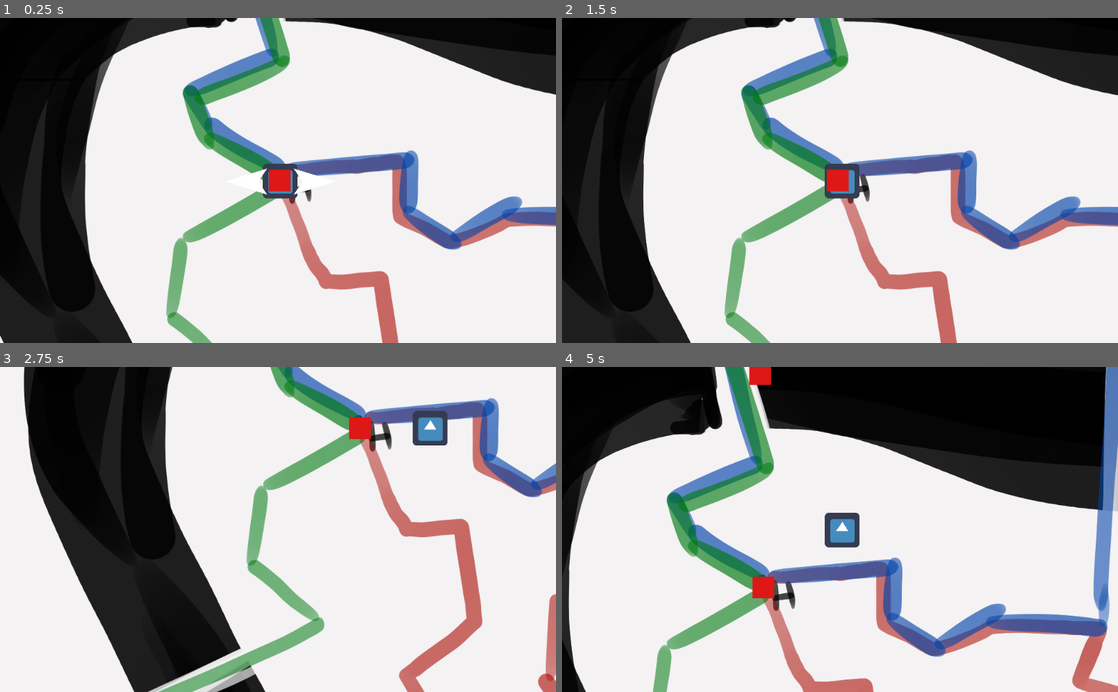
Above: before the commit, frames 1-4 (two rows, left to right).
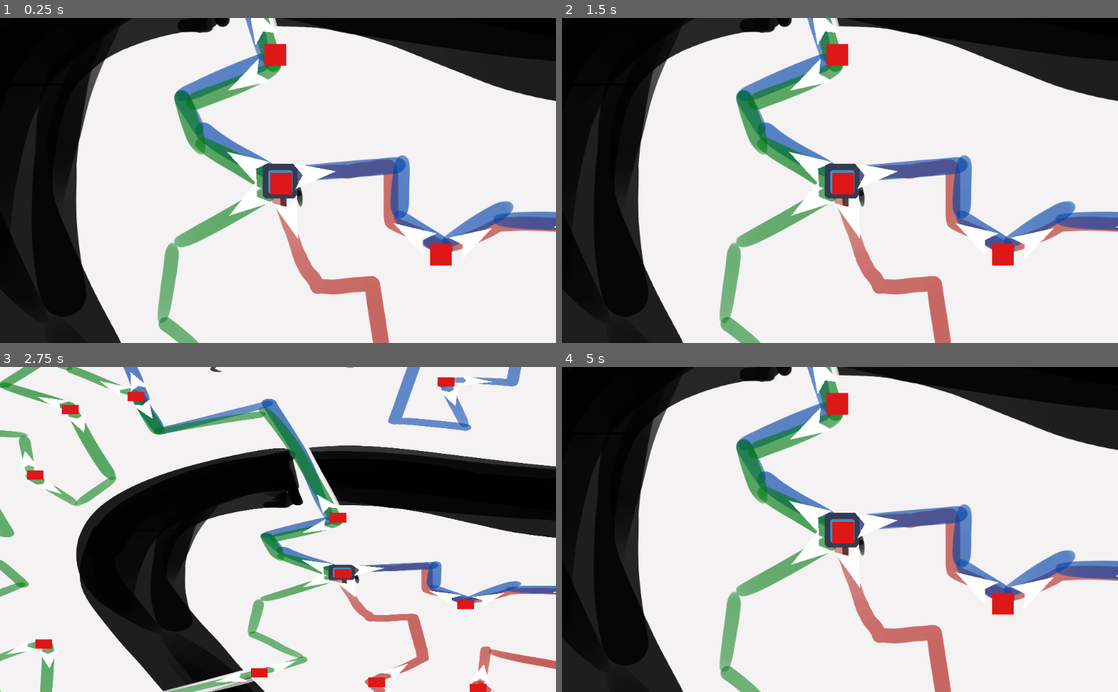
Above: after the commit, the same moments.

Repository: Arttu-Lakkala/Game_Jam_2023
Game: Godot game, scene res://City_Map.tscn
Same seed, same stepped clock (60 frames per second), same inputs: the game is played once before the commit and once after it. The engine's default icon, where the game draws it, is replaced by a stand-in: a white triangle on a blue panel in a dark square.
Inputs (mouse positions are in pixels of both pictures, inside the frame that each line leads up to):
- Up to frame 1 (0.25 s): no input
- Up to frame 2 (1.5 s): tap Enter at 0.5 s; move the mouse to (784, 180) at 0.52 s; hold Space (Zoom_Out) 0.53-1.28 s; click (784, 180) at 0.67 s; move the mouse to (979, 79) at 1.27 s; tap Space (Zoom_Out) at 1.35 s; click (979, 79) at 1.42 s
- Up to frame 3 (2.75 s): move the mouse to (333, 458) at 2.02 s; hold Space (Zoom_Out) from 2.03 s (still down); click (333, 458) at 2.17 s
- Up to frame 4 (5 s): move the mouse to (812, 594) at 2.77 s; release Space (Zoom_Out) at 2.78 s; tap Space (Zoom_Out) at 2.85, 4.35 s; click (812, 594) at 2.92 s; move the mouse to (1006, 578) at 3.52 s; hold Space (Zoom_Out) 3.53-4.28 s; click (1006, 578) at 3.67 s; move the mouse to (673, 480) at 4.27 s; click (673, 480) at 4.42 s

The runs differ from the first frame. In frame 1, 16% of the frame differs, in the area x 0-100%, y 0-100%; in frame 2, 13%; in frame 3, 45%; in frame 4, 50%.

Commit message:
full navigation

Diff:
--- a/Game/Roots & Routes/City_Map.tscn
+++ b/Game/Roots & Routes/City_Map.tscn
@@ -7,72 +7,659 @@
 [ext_resource path="res://art/draft_map1.png" type="Texture" id=5]
 
 [sub_resource type="Curve2D" id=1]
-resource_local_to_scene = true
-_data = {
-"points": PoolVector2Array( 0, 0, 0, 0, 0, 3, 53.9716, 57.1464, -53.9716, -57.1464, -473, 3, -66.6708, 55.559, 66.6708, -55.559, -473, -390, 0, 0, 0, 0, -2, -390 )
+_data = {
+"points": PoolVector2Array( 0, 0, 0, 0, 5, 13, 0, 0, 0, 0, -191, 123, 0, 0, 0, 0, -210, 266, 0, 0, 0, 0, -89, 372, 0, 0, 0, 0, -174, 422 )
 }
 
 [sub_resource type="Curve2D" id=2]
 _data = {
-"points": PoolVector2Array( 0, 0, 0, 0, 1, -389, 0, 0, 0, 0, 306, -387, 0, 0, 0, 0, 134, -173, 0, 0, 0, 0, 149, -98, 0, 0, 0, 0, 225, 2, 0, 0, 0, 0, 12, 3 )
+"points": PoolVector2Array( 0, 0, 0, 0, -196, 434, 0, 0, 0, 0, -561, 592, 0, 0, 0, 0, -520, 708, 0, 0, 0, 0, -707, 771, 0, 0, 0, 0, -701, 312 )
+}
+
+[sub_resource type="Curve2D" id=3]
+resource_local_to_scene = true
+_data = {
+"points": PoolVector2Array( 0, 0, 0, 0, -718, 306, 0, 0, 0, 0, -887, 423, 0, 0, 0, 0, -799, 549, 0, 0, 0, 0, -893, 644, 0, 0, 0, 0, -1048, 588, 0, 0, 0, 0, -1073, 277, 0, 0, 0, 0, -966, 195 )
+}
+
+[sub_resource type="Curve2D" id=4]
+resource_local_to_scene = true
+_data = {
+"points": PoolVector2Array( 0, 0, 0, 0, -960, 189, 0, 0, 0, 0, -765, 51, 0, 0, 0, 0, -815, -36, 0, 0, 0, 0, -1068, 31, 0, 0, 0, 0, -1016, -169 )
+}
+
+[sub_resource type="Curve2D" id=5]
+resource_local_to_scene = true
+_data = {
+"points": PoolVector2Array( 0, 0, 0, 0, -1010, -166, 0, 0, 0, 0, -794, -168, 0, 0, 0, 0, -858, -353, 0, 0, 0, 0, -1096, -404 )
+}
+
+[sub_resource type="Curve2D" id=6]
+resource_local_to_scene = true
+_data = {
+"points": PoolVector2Array( 0, 0, 0, 0, -1095, -405, 0, 0, 0, 0, -1006, -612, 0, 0, 0, 0, -761, -581, 0, 0, 0, 0, -733, -407 )
+}
+
+[sub_resource type="Curve2D" id=7]
+resource_local_to_scene = true
+_data = {
+"points": PoolVector2Array( 0, 0, 0, 0, -730, -403, 0, 0, 0, 0, -626, -291, 0, 0, 0, 0, -543, -396, 0, 0, 0, 0, -646, -690 )
+}
+
+[sub_resource type="Curve2D" id=8]
+resource_local_to_scene = true
+_data = {
+"points": PoolVector2Array( 0, 0, 0, 0, -648, -697, 0, 0, 0, 0, -797, -799, 0, 0, 0, 0, -705, -904, 0, 0, 0, 0, -491, -742 )
+}
+
+[sub_resource type="Curve2D" id=9]
+resource_local_to_scene = true
+_data = {
+"points": PoolVector2Array( 0, 0, 0, 0, -489, -742, 0, 0, 0, 0, -434, -607, 0, 0, 0, 0, -168, -668, 0, 0, 0, 0, -9, -236 )
+}
+
+[sub_resource type="Curve2D" id=10]
+resource_local_to_scene = true
+_data = {
+"points": PoolVector2Array( 0, 0, 0, 0, -4, -208, 0, 0, 0, 0, -164, -140, 0, 0, 0, 0, -142, -57, 0, 0, 0, 0, 0, 6, 0, 0, 0, 0, 0, 3 )
+}
+
+[sub_resource type="Curve2D" id=11]
+resource_local_to_scene = true
+_data = {
+"points": PoolVector2Array( 0, 0, 0, 0, 2, 7, 0, 0, 0, 0, 72, 195, 0, 0, 0, 0, 173, 195, 0, 0, 0, 0, 198, 369, 0, 0, 0, 0, 86, 466 )
+}
+
+[sub_resource type="Curve2D" id=12]
+resource_local_to_scene = true
+_data = {
+"points": PoolVector2Array( 0, 0, 0, 0, 86, 475, 0, 0, 0, 0, 204, 674, 0, 0, 0, 0, 311, 731, 0, 0, 0, 0, 392, 580, 0, 0, 0, 0, 334, 489 )
+}
+
+[sub_resource type="Curve2D" id=13]
+resource_local_to_scene = true
+_data = {
+"points": PoolVector2Array( 0, 0, 0, 0, 333, 496, 0, 0, 0, 0, 352, 341, 0, 0, 0, 0, 610, 432, 0, 0, 0, 0, 615, 545, 0, 0, 0, 0, 557, 583 )
+}
+
+[sub_resource type="Curve2D" id=14]
+resource_local_to_scene = true
+_data = {
+"points": PoolVector2Array( 0, 0, 0, 0, 557, 581, 0, 0, 0, 0, 545, 699, 0, 0, 0, 0, 680, 723, 0, 0, 0, 0, 756, 671 )
+}
+
+[sub_resource type="Curve2D" id=15]
+resource_local_to_scene = true
+_data = {
+"points": PoolVector2Array( 0, 0, 0, 0, 755, 663, 0, 0, 0, 0, 750, 237, 0, 0, 0, 0, 578, 178, 0, 0, 0, 0, 615, 98 )
+}
+
+[sub_resource type="Curve2D" id=16]
+resource_local_to_scene = true
+_data = {
+"points": PoolVector2Array( 0, 0, 0, 0, 615, 98, 0, 0, 0, 0, 414, 79, 0, 0, 0, 0, 300, 140 )
+}
+
+[sub_resource type="Curve2D" id=17]
+resource_local_to_scene = true
+_data = {
+"points": PoolVector2Array( 0, 0, 0, 0, 305, 137, 0, 0, 0, 0, 214, 70, 0, 0, 0, 0, 209, -24, 0, 0, 0, 0, 6, -6 )
+}
+
+[sub_resource type="Curve2D" id=18]
+resource_local_to_scene = true
+_data = {
+"points": PoolVector2Array( 0, 0, 0, 0, 615, 87, 0, 0, 0, 0, 638, -454, 0, 0, 0, 0, 588, -711 )
+}
+
+[sub_resource type="Curve2D" id=19]
+resource_local_to_scene = true
+_data = {
+"points": PoolVector2Array( 0, 0, 0, 0, 593, -708, 0, 0, 0, 0, 754, -748, 0, 0, 0, 0, 707, -1092, 0, 0, 0, 0, 451, -1054 )
+}
+
+[sub_resource type="Curve2D" id=20]
+resource_local_to_scene = true
+_data = {
+"points": PoolVector2Array( 0, 0, 0, 0, 444, -1051, 0, 0, 0, 0, 410, -804, 0, 0, 0, 0, 250, -804 )
+}
+
+[sub_resource type="Curve2D" id=21]
+resource_local_to_scene = true
+_data = {
+"points": PoolVector2Array( 0, 0, 0, 0, 259, -804, 0, 0, 0, 0, 298, -615, 0, 0, 0, 0, 136, -647, 0, 0, 0, 0, 223, -1096 )
+}
+
+[sub_resource type="Curve2D" id=22]
+resource_local_to_scene = true
+_data = {
+"points": PoolVector2Array( 0, 0, 0, 0, 218, -1092, 0, 0, 0, 0, 47, -1076, 0, 0, 0, 0, 72, -987, 0, 0, 0, 0, 31, -884, 0, 0, 0, 0, -133, -953 )
+}
+
+[sub_resource type="Curve2D" id=23]
+resource_local_to_scene = true
+_data = {
+"points": PoolVector2Array( 0, 0, 0, 0, -139, -958, 0, 0, 0, 0, -161, -1105, 0, 0, 0, 0, -351, -944, 0, 0, 0, 0, -520, -960, 0, 0, 0, 0, -480, -735 )
 }
 
 [node name="City_Map" type="Node2D"]
-position = Vector2( 533, -366 )
+position = Vector2( 505, -607 )
 script = ExtResource( 4 )
 
+[node name="Location" parent="." instance=ExtResource( 1 )]
+modulate = Color( 0.87451, 0.0941176, 0.0941176, 1 )
+self_modulate = Color( 0.890196, 0.0745098, 0.0745098, 1 )
+position = Vector2( 3, 8 )
+z_index = 2
+
 [node name="Location2" parent="." instance=ExtResource( 1 )]
 modulate = Color( 0.87451, 0.0941176, 0.0941176, 1 )
 self_modulate = Color( 0.890196, 0.0745098, 0.0745098, 1 )
-position = Vector2( 0, 2 )
-z_index = 2
-
-[node name="Location" parent="." instance=ExtResource( 1 )]
-modulate = Color( 0.87451, 0.0941176, 0.0941176, 1 )
-self_modulate = Color( 0.890196, 0.0745098, 0.0745098, 1 )
-position = Vector2( -6, -392 )
+position = Vector2( -197, 429 )
+z_index = 2
+
+[node name="Location3" parent="." instance=ExtResource( 1 )]
+modulate = Color( 0.87451, 0.0941176, 0.0941176, 1 )
+self_modulate = Color( 0.890196, 0.0745098, 0.0745098, 1 )
+position = Vector2( -713, 307 )
+z_index = 2
+
+[node name="Location4" parent="." instance=ExtResource( 1 )]
+modulate = Color( 0.87451, 0.0941176, 0.0941176, 1 )
+self_modulate = Color( 0.890196, 0.0745098, 0.0745098, 1 )
+position = Vector2( -965, 192 )
+z_index = 2
+
+[node name="Location5" parent="." instance=ExtResource( 1 )]
+modulate = Color( 0.87451, 0.0941176, 0.0941176, 1 )
+self_modulate = Color( 0.890196, 0.0745098, 0.0745098, 1 )
+position = Vector2( -1012, -165 )
+z_index = 2
+
+[node name="Location6" parent="." instance=ExtResource( 1 )]
+modulate = Color( 0.87451, 0.0941176, 0.0941176, 1 )
+self_modulate = Color( 0.890196, 0.0745098, 0.0745098, 1 )
+position = Vector2( -1097, -400 )
+z_index = 2
+
+[node name="Location7" parent="." instance=ExtResource( 1 )]
+modulate = Color( 0.87451, 0.0941176, 0.0941176, 1 )
+self_modulate = Color( 0.890196, 0.0745098, 0.0745098, 1 )
+position = Vector2( -733, -410 )
+z_index = 2
+
+[node name="Location8" parent="." instance=ExtResource( 1 )]
+modulate = Color( 0.87451, 0.0941176, 0.0941176, 1 )
+self_modulate = Color( 0.890196, 0.0745098, 0.0745098, 1 )
+position = Vector2( -649, -688 )
+z_index = 2
+
+[node name="Location9" parent="." instance=ExtResource( 1 )]
+modulate = Color( 0.87451, 0.0941176, 0.0941176, 1 )
+self_modulate = Color( 0.890196, 0.0745098, 0.0745098, 1 )
+position = Vector2( -492, -743 )
+z_index = 2
+
+[node name="Location10" parent="." instance=ExtResource( 1 )]
+modulate = Color( 0.87451, 0.0941176, 0.0941176, 1 )
+self_modulate = Color( 0.890196, 0.0745098, 0.0745098, 1 )
+position = Vector2( -8, -230 )
+z_index = 2
+
+[node name="Location11" parent="." instance=ExtResource( 1 )]
+modulate = Color( 0.87451, 0.0941176, 0.0941176, 1 )
+self_modulate = Color( 0.890196, 0.0745098, 0.0745098, 1 )
+position = Vector2( 84, 470 )
+z_index = 2
+
+[node name="Location12" parent="." instance=ExtResource( 1 )]
+modulate = Color( 0.87451, 0.0941176, 0.0941176, 1 )
+self_modulate = Color( 0.890196, 0.0745098, 0.0745098, 1 )
+position = Vector2( 327, 496 )
+z_index = 2
+
+[node name="Location13" parent="." instance=ExtResource( 1 )]
+modulate = Color( 0.87451, 0.0941176, 0.0941176, 1 )
+self_modulate = Color( 0.890196, 0.0745098, 0.0745098, 1 )
+position = Vector2( 550, 578 )
+z_index = 2
+
+[node name="Location14" parent="." instance=ExtResource( 1 )]
+modulate = Color( 0.87451, 0.0941176, 0.0941176, 1 )
+self_modulate = Color( 0.890196, 0.0745098, 0.0745098, 1 )
+position = Vector2( 753, 666 )
+z_index = 2
+
+[node name="Location15" parent="." instance=ExtResource( 1 )]
+modulate = Color( 0.87451, 0.0941176, 0.0941176, 1 )
+self_modulate = Color( 0.890196, 0.0745098, 0.0745098, 1 )
+position = Vector2( 611, 101 )
+z_index = 2
+
+[node name="Location16" parent="." instance=ExtResource( 1 )]
+modulate = Color( 0.87451, 0.0941176, 0.0941176, 1 )
+self_modulate = Color( 0.890196, 0.0745098, 0.0745098, 1 )
+position = Vector2( 297, 139 )
+z_index = 2
+
+[node name="Location17" parent="." instance=ExtResource( 1 )]
+modulate = Color( 0.87451, 0.0941176, 0.0941176, 1 )
+self_modulate = Color( 0.890196, 0.0745098, 0.0745098, 1 )
+position = Vector2( 589, -705 )
+z_index = 2
+
+[node name="Location18" parent="." instance=ExtResource( 1 )]
+modulate = Color( 0.87451, 0.0941176, 0.0941176, 1 )
+self_modulate = Color( 0.890196, 0.0745098, 0.0745098, 1 )
+position = Vector2( 443, -1043 )
+z_index = 2
+
+[node name="Location19" parent="." instance=ExtResource( 1 )]
+modulate = Color( 0.87451, 0.0941176, 0.0941176, 1 )
+self_modulate = Color( 0.890196, 0.0745098, 0.0745098, 1 )
+position = Vector2( 250, -806 )
+z_index = 2
+
+[node name="Location20" parent="." instance=ExtResource( 1 )]
+modulate = Color( 0.87451, 0.0941176, 0.0941176, 1 )
+self_modulate = Color( 0.890196, 0.0745098, 0.0745098, 1 )
+position = Vector2( 213, -1091 )
+z_index = 2
+
+[node name="Location21" parent="." instance=ExtResource( 1 )]
+modulate = Color( 0.87451, 0.0941176, 0.0941176, 1 )
+self_modulate = Color( 0.890196, 0.0745098, 0.0745098, 1 )
+position = Vector2( -142, -952 )
 z_index = 2
 
 [node name="Charachter" parent="." instance=ExtResource( 2 )]
 position = Vector2( 4, 3 )
 location = NodePath("../Location")
-move_speed = 100
+move_speed = 400
 
 [node name="PlayerCamera" type="Camera2D" parent="Charachter"]
 position = Vector2( -4, -1 )
 current = true
 
 [node name="Route1" parent="." instance=ExtResource( 3 )]
-startPoint = NodePath("../Location2")
-endPoint = NodePath("../Location")
-
-[node name="Path2D" parent="Route1" index="0"]
-curve = SubResource( 1 )
-
-[node name="Route2" parent="." instance=ExtResource( 3 )]
 startPoint = NodePath("../Location")
 endPoint = NodePath("../Location2")
 
+[node name="Path2D" parent="Route1" index="0"]
+position = Vector2( 2, -2 )
+curve = SubResource( 1 )
+
+[node name="StartPoint" parent="Route1" index="1"]
+position = Vector2( -90, 67 )
+rotation = -0.603579
+
+[node name="Endpoint" parent="Route1" index="2"]
+position = Vector2( -105, 378 )
+rotation = 2.587
+
+[node name="Route2" parent="." instance=ExtResource( 3 )]
+startPoint = NodePath("../Location2")
+endPoint = NodePath("../Location3")
+
 [node name="Path2D" parent="Route2" index="0"]
+position = Vector2( 0, 0 )
 curve = SubResource( 2 )
 
 [node name="StartPoint" parent="Route2" index="1"]
-position = Vector2( 89, -393 )
-rotation = 3.14159
+position = Vector2( -300, 470 )
+rotation = -0.349949
 
 [node name="Endpoint" parent="Route2" index="2"]
-position = Vector2( 107, 4 )
-rotation = 3.14159
+position = Vector2( -696, 411 )
+rotation = -1.62139
 
 [node name="FullViewCamera" type="Camera2D" parent="."]
-position = Vector2( -148, 189 )
+position = Vector2( -174, 221 )
+offset = Vector2( 25, -400 )
+zoom = Vector2( 1.3, 2.3 )
 
 [node name="DraftMap1" type="Sprite" parent="."]
-position = Vector2( -145, -181 )
+position = Vector2( -161, -172 )
 scale = Vector2( 0.5, 0.5 )
 z_index = -5
 texture = ExtResource( 5 )
 
+[node name="Route 3" parent="." instance=ExtResource( 3 )]
+startPoint = NodePath("../Location3")
+endPoint = NodePath("../Location4")
+
+[node name="Path2D" parent="Route 3" index="0"]
+position = Vector2( 0, 0 )
+curve = SubResource( 3 )
+
+[node name="StartPoint" parent="Route 3" index="1"]
+position = Vector2( -801, 352 )
+rotation = -0.567181
+
+[node name="Endpoint" parent="Route 3" index="2"]
+position = Vector2( -1045, 255 )
+rotation = 5.64849
+
+[node name="Route 4" parent="." instance=ExtResource( 3 )]
+startPoint = NodePath("../Location4")
+endPoint = NodePath("../Location5")
+
+[node name="Path2D" parent="Route 4" index="0"]
+curve = SubResource( 4 )
+
+[node name="StartPoint" parent="Route 4" index="1"]
+position = Vector2( -879, 133 )
+rotation = 2.48009
+
+[node name="Endpoint" parent="Route 4" index="2"]
+position = Vector2( -1046, -70 )
+rotation = -1.27592
+
+[node name="Route 5" parent="." instance=ExtResource( 3 )]
+startPoint = NodePath("../Location5")
+endPoint = NodePath("../Location6")
+
+[node name="Path2D" parent="Route 5" index="0"]
+curve = SubResource( 5 )
+
+[node name="StartPoint" parent="Route 5" index="1"]
+position = Vector2( -904, -161 )
+rotation = -3.05691
+
+[node name="Endpoint" parent="Route 5" index="2"]
+position = Vector2( -995, -379 )
+rotation = -2.96727
+
+[node name="Route 6" parent="." instance=ExtResource( 3 )]
+startPoint = NodePath("../Location6")
+endPoint = NodePath("../Location7")
+
+[node name="Path2D" parent="Route 6" index="0"]
+curve = SubResource( 6 )
+
+[node name="StartPoint" parent="Route 6" index="1"]
+position = Vector2( -1065, -497 )
+rotation = 1.94052
+
+[node name="Endpoint" parent="Route 6" index="2"]
+position = Vector2( -755, -513 )
+rotation = -4.85088
+
+[node name="Route 7" parent="." instance=ExtResource( 3 )]
+startPoint = NodePath("../Location7")
+endPoint = NodePath("../Location8")
+
+[node name="Path2D" parent="Route 7" index="0"]
+curve = SubResource( 7 )
+
+[node name="StartPoint" parent="Route 7" index="1"]
+position = Vector2( -666, -329 )
+rotation = -2.36857
+
+[node name="Endpoint" parent="Route 7" index="2"]
+position = Vector2( -613, -590 )
+rotation = -1.82456
+
+[node name="Route 8" parent="." instance=ExtResource( 3 )]
+startPoint = NodePath("../Location8")
+endPoint = NodePath("../Location9")
+
+[node name="Path2D" parent="Route 8" index="0"]
+curve = SubResource( 8 )
+
+[node name="StartPoint" parent="Route 8" index="1"]
+position = Vector2( -726, -743 )
+rotation = -5.75959
+
+[node name="Endpoint" parent="Route 8" index="2"]
+position = Vector2( -576, -809 )
+rotation = -5.62899
+
+[node name="Route 9" parent="." instance=ExtResource( 3 )]
+startPoint = NodePath("../Location9")
+endPoint = NodePath("../Location10")
+
+[node name="Path2D" parent="Route 9" index="0"]
+curve = SubResource( 9 )
+
+[node name="StartPoint" parent="Route 9" index="1"]
+position = Vector2( -449, -649 )
+rotation = -1.98076
+
+[node name="Endpoint" parent="Route 9" index="2"]
+position = Vector2( -56, -328 )
+rotation = 1.0915
+
+[node name="Route 10" parent="." instance=ExtResource( 3 )]
+startPoint = NodePath("../Location10")
+endPoint = NodePath("../Location")
+
+[node name="Path2D" parent="Route 10" index="0"]
+curve = SubResource( 10 )
+
+[node name="StartPoint" parent="Route 10" index="1"]
+position = Vector2( -92, -164 )
+rotation = -0.511625
+
+[node name="Endpoint" parent="Route 10" index="2"]
+position = Vector2( -94, -51 )
+rotation = 0.532924
+
+[node name="Route 11" parent="." instance=ExtResource( 3 )]
+startPoint = NodePath("../Location")
+endPoint = NodePath("../Location11")
+
+[node name="Path2D" parent="Route 11" index="0"]
+curve = SubResource( 11 )
+
+[node name="StartPoint" parent="Route 11" index="1"]
+position = Vector2( 37, 110 )
+rotation = -1.89444
+
+[node name="Endpoint" parent="Route 11" index="2"]
+position = Vector2( 163, 390 )
+rotation = 2.34126
+
+[node name="Route 12" parent="." instance=ExtResource( 3 )]
+startPoint = NodePath("../Location11")
+endPoint = NodePath("../Location12")
+
+[node name="Path2D" parent="Route 12" index="0"]
+curve = SubResource( 12 )
+
+[node name="StartPoint" parent="Route 12" index="1"]
+position = Vector2( 136, 567 )
+rotation = -2.10156
+
+[node name="Endpoint" parent="Route 12" index="2"]
+position = Vector2( 403, 572 )
+rotation = 3.88482
+
+[node name="Route 13" parent="." instance=ExtResource( 3 )]
+startPoint = NodePath("../Location12")
+endPoint = NodePath("../Location13")
+
+[node name="Path2D" parent="Route 13" index="0"]
+curve = SubResource( 13 )
+
+[node name="StartPoint" parent="Route 13" index="1"]
+position = Vector2( 344, 394 )
+rotation = 1.70177
+
+[node name="Endpoint" parent="Route 13" index="2"]
+position = Vector2( 637, 527 )
+rotation = -3.67209
+
+[node name="Route 14" parent="." instance=ExtResource( 3 )]
+startPoint = NodePath("../Location13")
+endPoint = NodePath("../Location14")
+
+[node name="Path2D" parent="Route 14" index="0"]
+curve = SubResource( 14 )
+
+[node name="StartPoint" parent="Route 14" index="1"]
+position = Vector2( 543, 676 )
+rotation = -1.50689
+
+[node name="Endpoint" parent="Route 14" index="2"]
+position = Vector2( 674, 731 )
+rotation = -0.706006
+
+[node name="Route 15" parent="." instance=ExtResource( 3 )]
+startPoint = NodePath("../Location14")
+endPoint = NodePath("../Location15")
+
+[node name="Path2D" parent="Route 15" index="0"]
+curve = SubResource( 15 )
+
+[node name="StartPoint" parent="Route 15" index="1"]
+position = Vector2( 748, 564 )
+rotation = 1.52623
+
+[node name="Endpoint" parent="Route 15" index="2"]
+position = Vector2( 563, 193 )
+rotation = -1.02265
+
+[node name="Route 16" parent="." instance=ExtResource( 3 )]
+startPoint = NodePath("../Location15")
+endPoint = NodePath("../Location16")
+
+[node name="Path2D" parent="Route 16" index="0"]
+curve = SubResource( 16 )
+
+[node name="StartPoint" parent="Route 16" index="1"]
+position = Vector2( 507, 88 )
+
+[node name="Endpoint" parent="Route 16" index="2"]
+position = Vector2( 394, 90 )
+rotation = 2.6243
+
+[node name="Route 17" parent="." instance=ExtResource( 3 )]
+startPoint = NodePath("../Location16")
+endPoint = NodePath("../Location")
+
+[node name="Path2D" parent="Route 17" index="0"]
+curve = SubResource( 17 )
+
+[node name="StartPoint" parent="Route 17" index="1"]
+position = Vector2( 213, 81 )
+rotation = 0.528919
+
+[node name="Endpoint" parent="Route 17" index="2"]
+position = Vector2( 107, -15 )
+rotation = 3.02798
+
+[node name="Route 18" parent="." instance=ExtResource( 3 )]
+startPoint = NodePath("../Location15")
+endPoint = NodePath("../Location17")
+
+[node name="Path2D" parent="Route 18" index="0"]
+curve = SubResource( 18 )
+
+[node name="StartPoint" parent="Route 18" index="1"]
+position = Vector2( 611, -11 )
+rotation = 1.49784
+
+[node name="Endpoint" parent="Route 18" index="2"]
+position = Vector2( 608, -597 )
+rotation = -1.72049
+
+[node name="Route 19" parent="." instance=ExtResource( 3 )]
+startPoint = NodePath("../Location17")
+endPoint = NodePath("../Location18")
+
+[node name="Path2D" parent="Route 19" index="0"]
+curve = SubResource( 19 )
+
+[node name="StartPoint" parent="Route 19" index="1"]
+position = Vector2( 690, -741 )
+rotation = 2.75185
+
+[node name="Endpoint" parent="Route 19" index="2"]
+position = Vector2( 544, -1082 )
+rotation = 2.82978
+
+[node name="Route 20" parent="." instance=ExtResource( 3 )]
+startPoint = NodePath("../Location18")
+endPoint = NodePath("../Location19")
+
+[node name="Path2D" parent="Route 20" index="0"]
+curve = SubResource( 20 )
+
+[node name="StartPoint" parent="Route 20" index="1"]
+position = Vector2( 435, -943 )
+rotation = -1.45256
+
+[node name="Endpoint" parent="Route 20" index="2"]
+position = Vector2( 364, -806 )
+rotation = -3.06212
+
+[node name="Route 21" parent="." instance=ExtResource( 3 )]
+startPoint = NodePath("../Location19")
+endPoint = NodePath("../Location20")
+
+[node name="Path2D" parent="Route 21" index="0"]
+curve = SubResource( 21 )
+
+[node name="StartPoint" parent="Route 21" index="1"]
+position = Vector2( 276, -702 )
+rotation = -1.80184
+
+[node name="Endpoint" parent="Route 21" index="2"]
+position = Vector2( 202, -986 )
+rotation = -1.34504
+
+[node name="Route 22" parent="." instance=ExtResource( 3 )]
+startPoint = NodePath("../Location20")
+endPoint = NodePath("../Location21")
+
+[node name="Path2D" parent="Route 22" index="0"]
+curve = SubResource( 22 )
+
+[node name="StartPoint" parent="Route 22" index="1"]
+position = Vector2( 112, -1088 )
+rotation = -0.0654618
+
+[node name="Endpoint" parent="Route 22" index="2"]
+position = Vector2( -49.0001, -905 )
+rotation = -2.76528
+
+[node name="Route 23" parent="." instance=ExtResource( 3 )]
+startPoint = NodePath("../Location21")
+endPoint = NodePath("../Location9")
+
+[node name="Path2D" parent="Route 23" index="0"]
+curve = SubResource( 23 )
+
+[node name="StartPoint" parent="Route 23" index="1"]
+position = Vector2( -155, -1057 )
+rotation = 1.38558
+
+[node name="Endpoint" parent="Route 23" index="2"]
+position = Vector2( -502, -847 )
+rotation = 1.26656
+
 [editable path="Charachter"]
 [editable path="Route1"]
 [editable path="Route2"]
+[editable path="Route 3"]
+[editable path="Route 4"]
+[editable path="Route 5"]
+[editable path="Route 6"]
+[editable path="Route 7"]
+[editable path="Route 8"]
+[editable path="Route 9"]
+[editable path="Route 10"]
+[editable path="Route 11"]
+[editable path="Route 12"]
+[editable path="Route 13"]
+[editable path="Route 14"]
+[editable path="Route 15"]
+[editable path="Route 16"]
+[editable path="Route 17"]
+[editable path="Route 18"]
+[editable path="Route 19"]
+[editable path="Route 20"]
+[editable path="Route 21"]
+[editable path="Route 22"]
+[editable path="Route 23"]
--- a/Game/Roots & Routes/Map_Charachter.gd
+++ b/Game/Roots & Routes/Map_Charachter.gd
@@ -23,14 +23,14 @@
 		#If we are going "backwards" trough a path
 		if backwards:
 			target = routePoints[routeIndex]
-			if position.distance_to(target) < 1:
+			if position.distance_to(target) < 5:
 				routeIndex = routeIndex - 1
 				if routeIndex == 0:
 					_setLocation(route.startPoint)
 					routePoints = null
 		else :
 			target = routePoints[routeIndex]
-			if position.distance_to(target) < 1:
+			if position.distance_to(target) < 5:
 				routeIndex = routeIndex + 1
 				if routeIndex == routePoints.size():
 					_setLocation(route.endPoint)
Not shown: 1 places in Game/Roots & Routes/City_Map.tscn that only renumber resources
